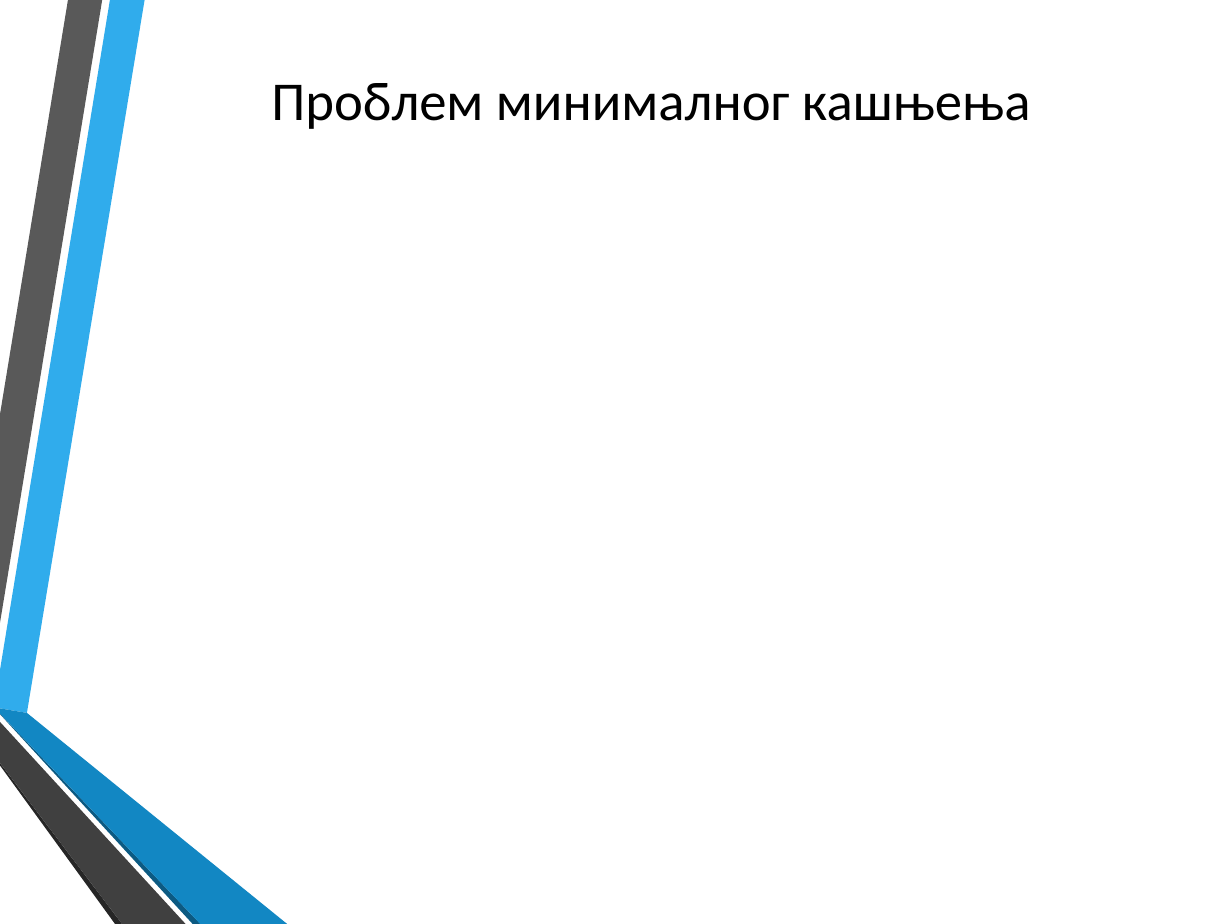
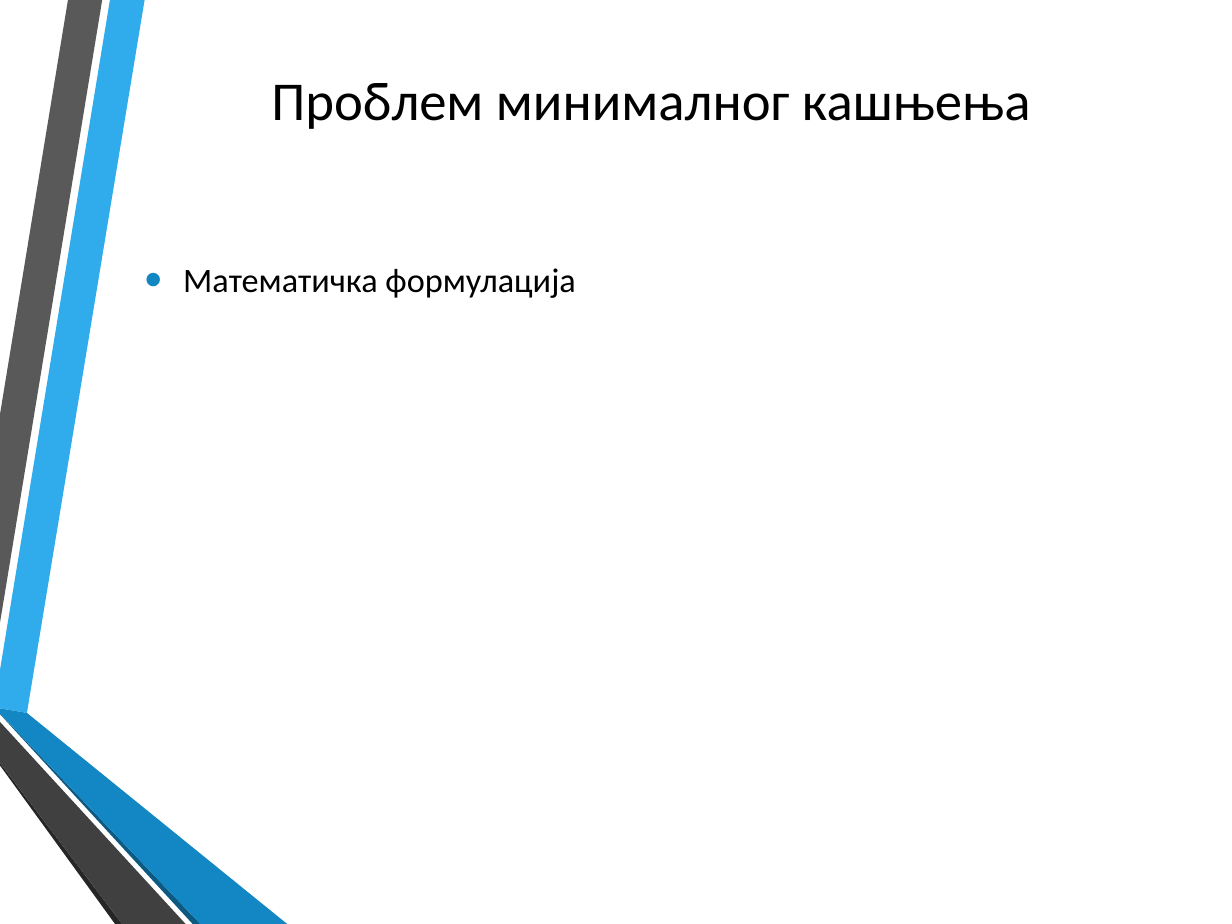
Before and after one commit to milossosic/master-rad, a slide deck: slide 5 of Miloš Šošić, master rad - prezentacija.pptx. Drawn at 1232x924 pixels with LibreOffice and Linux fonts; fonts in the diff are those of the drawing; background and template pictures are left out. Boxes give left, top, right and bottom in pixels: in the first picture for what was removed or moved away, otherwise in the second. Text is boxed around its words. In the diff, an @@ line names an element or a change of style, - is before the commit and + after.

```diff
--- a/Miloš Šošić, master rad - prezentacija.pptx
+++ b/Miloš Šošić, master rad - prezentacija.pptx
@@ text added at (x1=183, y1=268, x2=575, y2=298), 20 pt, text #000000 @@
+• Математичка формулација
```
Also in this commit, not shown: 1 other file.
